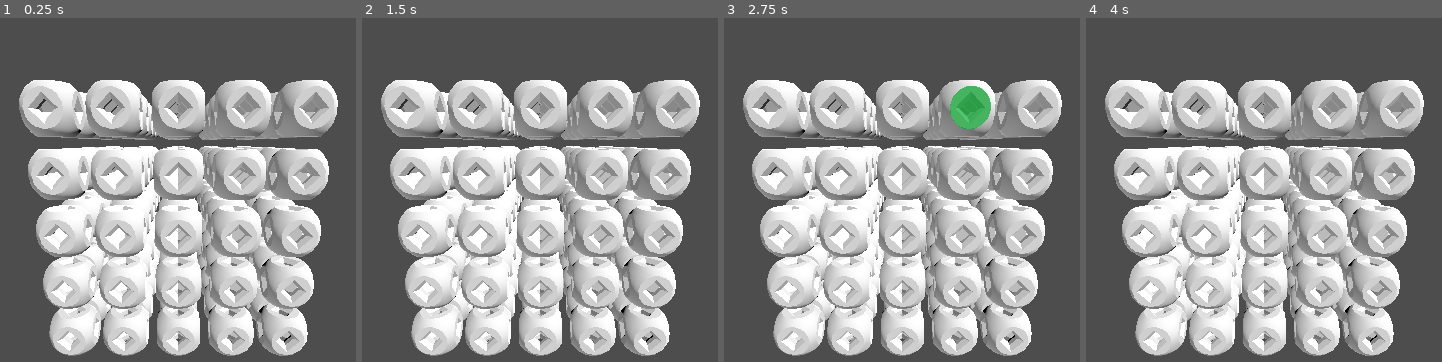
Above: before the commit, frames 1-4 (left to right).
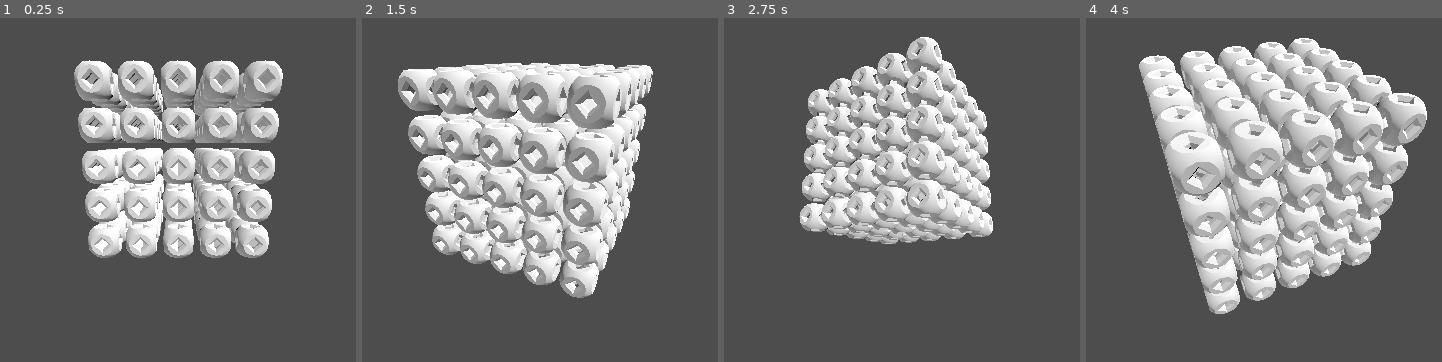
Above: after the commit, the same moments.

Repository: erikringwalters/quble-blast
Game: Godot game, scene res://scenes/main.tscn
Same seed, same stepped clock (60 frames per second), same inputs: the game is played once before the commit and once after it.
Inputs (mouse positions are in pixels of both pictures, inside the frame that each line leads up to):
- Up to frame 1 (0.25 s): no input
- Up to frame 2 (1.5 s): tap Enter at 0.5 s; move the mouse to (717, 200) at 0.52 s; press the mouse at (717, 200) at 0.53 s; tap Mouse wheel up (zoom_in, bound only after the commit) at 0.8, 1.35 s; move the mouse to (379, 245) at 1.27 s; release the mouse at (379, 245) at 1.28 s; click (379, 245) at 1.42 s
- Up to frame 3 (2.75 s): tap Mouse wheel down (zoom_out, bound only after the commit) at 1.55 s; move the mouse to (983, 121) at 2.02 s; hold Mouse wheel down (zoom_out, bound only after the commit) from 2.03 s (still down); click (983, 121) at 2.3 s
- Up to frame 4 (4 s): move the mouse to (1224, 310) at 2.77 s; release Mouse wheel down (zoom_out, bound only after the commit) at 2.78 s; click (1224, 310) at 2.85 s; tap Mouse wheel up (zoom_in, bound only after the commit) at 3.05 s; move the mouse to (outside the picture) at 3.52 s; hold Mouse wheel up (zoom_in, bound only after the commit) from 3.53 s (still down); click (outside the picture) at 3.67 s; tap Mouse wheel down (zoom_out, bound only after the commit) at 3.8 s

The runs differ from the first frame. In frame 1, 54% of the frame differs, in the area x 5-95%, y 12-99%; in frame 2, 55%; in frame 3, 55%; in frame 4, 56%, in the area x 5-96%, y 5-99%.

Commit message:
rough camera movement

Diff:
--- a/project.godot
+++ b/project.godot
@@ -24,6 +24,55 @@
 window/size/viewport_width=1920
 window/size/viewport_height=1080
 
+[input]
+
+left_click={
+"deadzone": 0.2,
+"events": [Object(InputEventMouseButton,"resource_local_to_scene":false,"resource_name":"","device":-1,"window_id":0,"alt_pressed":false,"shift_pressed":false,"ctrl_pressed":false,"meta_pressed":false,"button_mask":1,"position":Vector2(408, 18),"global_position":Vector2(422, 91),"factor":1.0,"button_index":1,"canceled":false,"pressed":true,"double_click":false,"script":null)
+]
+}
+right_click={
+"deadzone": 0.2,
+"events": [Object(InputEventMouseButton,"resource_local_to_scene":false,"resource_name":"","device":-1,"window_id":0,"alt_pressed":false,"shift_pressed":false,"ctrl_pressed":false,"meta_pressed":false,"button_mask":2,"position":Vector2(418, 35),"global_position":Vector2(432, 108),"factor":1.0,"button_index":2,"canceled":false,"pressed":true,"double_click":false,"script":null)
+]
+}
+middle_click={
+"deadzone": 0.2,
+"events": [Object(InputEventMouseButton,"resource_local_to_scene":false,"resource_name":"","device":-1,"window_id":0,"alt_pressed":false,"shift_pressed":false,"ctrl_pressed":false,"meta_pressed":false,"button_mask":4,"position":Vector2(173, 23),"global_position":Vector2(187, 96),"factor":1.0,"button_index":3,"canceled":false,"pressed":true,"double_click":false,"script":null)
+]
+}
+zoom_out={
+"deadzone": 0.2,
+"events": [Object(InputEventMouseButton,"resource_local_to_scene":false,"resource_name":"","device":-1,"window_id":0,"alt_pressed":false,"shift_pressed":false,"ctrl_pressed":false,"meta_pressed":false,"button_mask":16,"position":Vector2(245, 29),"global_position":Vector2(259, 102),"factor":1.0,"button_index":5,"canceled":false,"pressed":true,"double_click":false,"script":null)
+]
+}
+zoom_in={
+"deadzone": 0.2,
+"events": [Object(InputEventMouseButton,"resource_local_to_scene":false,"resource_name":"","device":-1,"window_id":0,"alt_pressed":false,"shift_pressed":false,"ctrl_pressed":false,"meta_pressed":false,"button_mask":8,"position":Vector2(304, 14),"global_position":Vector2(318, 87),"factor":1.0,"button_index":4,"canceled":false,"pressed":true,"double_click":false,"script":null)
+]
+}
+camera_up={
+"deadzone": 0.2,
+"events": []
+}
+camera_down={
+"deadzone": 0.2,
+"events": []
+}
+camera_left={
+"deadzone": 0.2,
+"events": []
+}
+camera_right={
+"deadzone": 0.2,
+"events": []
+}
+escape={
+"deadzone": 0.2,
+"events": [Object(InputEventKey,"resource_local_to_scene":false,"resource_name":"","device":-1,"window_id":0,"alt_pressed":false,"shift_pressed":false,"ctrl_pressed":false,"meta_pressed":false,"pressed":false,"keycode":0,"physical_keycode":4194305,"key_label":0,"unicode":0,"location":0,"echo":false,"script":null)
+]
+}
+
 [physics]
 
 3d/physics_engine="Jolt Physics"
--- /dev/null
+++ b/scenes/camera_rig.tscn
@@ -0,0 +1,31 @@
+[gd_scene load_steps=3 format=3 uid="uid://ct4gkasqao0ho"]
+
+[ext_resource type="Script" uid="uid://cbggv4lf8bwat" path="res://scripts/camera_rig.gd" id="1_txy7i"]
+
+[sub_resource type="SphereShape3D" id="SphereShape3D_txy7i"]
+
+[node name="CameraRig" type="Node3D"]
+script = ExtResource("1_txy7i")
+
+[node name="CameraPivot" type="Node3D" parent="."]
+unique_name_in_owner = true
+transform = Transform3D(1, 0, 0, 0, 0.99999994, 0, 0, 0, 0.99999994, 0, 0, 0)
+
+[node name="SpringArm" type="SpringArm3D" parent="CameraPivot"]
+unique_name_in_owner = true
+transform = Transform3D(1, 0, 0, 0, 0.9659258, 0.258819, 0, -0.258819, 0.9659258, 0, 0, -9.536743e-07)
+collision_mask = 2
+shape = SubResource("SphereShape3D_txy7i")
+spring_length = 20.0
+
+[node name="Camera" type="Camera3D" parent="CameraPivot/SpringArm"]
+unique_name_in_owner = true
+transform = Transform3D(1, 0, 0, 0, 0.99999994, 0, 0, 0, 0.99999994, 0, -0.34675074, 20.612604)
+current = true
+
+[node name="DirectionalLightTop" type="DirectionalLight3D" parent="CameraPivot/SpringArm/Camera"]
+transform = Transform3D(0.70710677, -0.5, 0.50000006, 0.18301266, 0.8124222, 0.5536032, -0.6830127, -0.29995018, 0.6659755, 0, 5.17638, -19.318508)
+
+[node name="DirectionalLightBottom" type="DirectionalLight3D" parent="CameraPivot/SpringArm/Camera"]
+transform = Transform3D(0.49999997, -0.61237246, -0.61237246, -0.22414385, 0.59150636, -0.774519, 0.8365162, 0.524519, 0.15849364, 0, -4.4828777, -21.906696)
+light_energy = 0.25
--- a/scenes/main.tscn
+++ b/scenes/main.tscn
@@ -1,24 +1,15 @@
-[gd_scene load_steps=4 format=3 uid="uid://c1wo7eult10y4"]
+[gd_scene load_steps=5 format=3 uid="uid://c1wo7eult10y4"]
 
 [ext_resource type="Script" uid="uid://d1khbcv20qx4v" path="res://scripts/main.gd" id="1_o5qli"]
 [ext_resource type="PackedScene" uid="uid://bfbkff3ypqwtn" path="res://scenes/quble.tscn" id="2_0wfyh"]
+[ext_resource type="PackedScene" uid="uid://ct4gkasqao0ho" path="res://scenes/camera_rig.tscn" id="3_jyhfs"]
 [ext_resource type="PackedScene" uid="uid://kwsphao4l2no" path="res://scenes/boundary_box.tscn" id="3_sugp2"]
 
 [node name="Main" type="Node3D"]
 script = ExtResource("1_o5qli")
 quble_scene = ExtResource("2_0wfyh")
 
-[node name="CameraPivot" type="Marker3D" parent="."]
-
-[node name="Camera3D" type="Camera3D" parent="CameraPivot"]
-transform = Transform3D(1, 0, 0, 0, 0.9659259, 0.25881907, 0, -0.25881907, 0.9659258, 0, 7, 18)
-
-[node name="DirectionalLightTop" type="DirectionalLight3D" parent="CameraPivot"]
-transform = Transform3D(0.70710677, -0.49999997, 0.49999997, 0, 0.7071068, 0.7071068, -0.7071068, -0.5, 0.5, 0, 5, 0)
-
-[node name="DirectionalLightBottom" type="DirectionalLight3D" parent="CameraPivot"]
-transform = Transform3D(0.49999997, -0.61237246, -0.61237246, -3.0908623e-08, 0.70710677, -0.7071069, 0.8660254, 0.3535534, 0.35355332, 0, -5, 0)
-light_energy = 0.25
+[node name="CameraRig" parent="." instance=ExtResource("3_jyhfs")]
 
 [node name="BoundaryBox" parent="." instance=ExtResource("3_sugp2")]
 transform = Transform3D(1, 0, 0, 0, 1, 0, 0, 0, 1, 0, -100, 0)
--- /dev/null
+++ b/scripts/camera_rig.gd
@@ -0,0 +1,85 @@
+extends Node3D
+@export_group("Camera")
+@export_range(0.0, 10.0) var camera_mouse_sensitivity: float = 0.25
+@export_range(0.0, 10.0) var camera_stick_sensitivity: float = 0.5
+@export_range(1.0, 10.0) var mouse_mult: float = 0.01
+@export_range(1.0, 10.0) var camera_stick_mult: float = 10.0
+@export var min_spring_arm_length: float = 4.0
+@export var med_spring_arm_length: float = 12.0
+@export var max_spring_arm_length: float = 20.0
+@export var spring_arm_length: float = max_spring_arm_length
+@export var zoom_speed: float = 0.05
+@export var max_angle_up: float = PI / 2.0
+@export var max_angle_down: float = -PI / 2.5
+
+@onready var parent: Node3D = get_parent()
+@onready var camera: Camera3D = %Camera
+@onready var spring_arm: SpringArm3D = %SpringArm
+@onready var camera_pivot: Node3D = %CameraPivot
+
+var camera_mouse_direction := Vector2.ZERO
+var camera_stick_rotation := Vector2.ZERO
+var camera_stick_input := Vector2.ZERO
+var is_camera_motion: bool = false
+
+func _input(event: InputEvent) -> void:
+	if event.is_action_pressed("left_click"):
+		Input.mouse_mode = Input.MOUSE_MODE_CAPTURED
+		pass
+	if event.is_action_pressed("escape"):
+		Input.mouse_mode = Input.MOUSE_MODE_VISIBLE
+		pass
+	if event.is_action_pressed("zoom_in"):
+		spring_arm_length = clamp(spring_arm_length - 1.0, min_spring_arm_length, max_spring_arm_length)
+	if event.is_action_pressed("zoom_out"):
+		spring_arm_length = clamp(spring_arm_length + 1.0, min_spring_arm_length, max_spring_arm_length)
+	# if event.is_action_pressed("zoom_in_big"):
+	# 	spring_arm_length = handle_big_zoom_in(spring_arm_length)
+	# if event.is_action_pressed("zoom_out_big"):
+	# 	spring_arm_length = handle_big_zoom_out(spring_arm_length)
+
+func _unhandled_input(event: InputEvent) -> void:
+	is_camera_motion = (
+		event is InputEventMouseMotion and
+		Input.get_mouse_mode() == Input.MOUSE_MODE_CAPTURED
+	)
+	if is_camera_motion:
+		camera_mouse_direction = event.screen_relative * camera_mouse_sensitivity * mouse_mult
+
+func _process(delta: float) -> void:
+	move_camera(delta)
+	pass
+
+func move_camera(delta: float) -> void:
+	# Camera Movement
+	camera_stick_input = Input.get_vector(
+		"camera_left",
+		"camera_right",
+		"camera_up",
+		"camera_down"
+	)
+
+	camera_stick_rotation = (camera_stick_input * camera_stick_mult * camera_stick_sensitivity)
+	spring_arm.rotation.x -= camera_mouse_direction.y + (camera_stick_rotation.y * delta)
+	spring_arm.rotation.x = clamp(spring_arm.rotation.x, max_angle_down, max_angle_up)
+	spring_arm.rotation.y -= camera_mouse_direction.x + (camera_stick_rotation.x * delta)
+	# camera_pointer_horizontal.global_rotation_degrees = Vector3(-90.0, camera_pivot.global_rotation_degrees.y, 0.0)
+	camera_mouse_direction = Vector2.ZERO
+
+	spring_arm.spring_length = lerp(spring_arm.spring_length, spring_arm_length, zoom_speed)
+
+func handle_big_zoom_in(length: float) -> float:
+	if length > min_spring_arm_length && length <= med_spring_arm_length:
+		return min_spring_arm_length
+	elif length > med_spring_arm_length && length <= max_spring_arm_length:
+		return med_spring_arm_length
+	else:
+		return length
+
+func handle_big_zoom_out(length: float) -> float:
+	if length >= min_spring_arm_length && length < med_spring_arm_length:
+		return med_spring_arm_length
+	elif length >= med_spring_arm_length && length < max_spring_arm_length:
+		return max_spring_arm_length
+	else:
+		return length
--- a/scripts/face_area.gd
+++ b/scripts/face_area.gd
@@ -8,8 +8,9 @@
 func _on_input_event(_camera: Camera3D, _event: InputEvent, touch_position: Vector3, _normal: Vector3, _shape_idx: float) -> void:
 	handle_input(touch_position)
 
-func handle_input(touch_position: Vector3) -> void:
-	print("touch input at: ", touch_position)
+func handle_input(_touch_position: Vector3) -> void:
+	# print("touch input at: ", touch_position)
+	pass
 
 func _on_area_entered(area: Area3D) -> void:
 	print("area entered by: ", area)
--- a/scripts/main.gd
+++ b/scripts/main.gd
@@ -8,12 +8,12 @@
 
 func _ready() -> void:
 	spawn_qubles(quble_axis_count)
+	pass
 
 func spawn_qubles(count: int) -> void:
 	for i in count:
 		for j in count:
 			for k in count:
-				print(i, j, k)
 				var quble: RigidBody3D = quble_scene.instantiate()
 				add_child(quble)
-				quble.position = Vector3(i * quble_distance_offset - (((quble_width) * count) * 0.5), j * quble_distance_offset, k * quble_distance_offset)
+				quble.position = Vector3(i * quble_distance_offset - quble_width * count * 0.5, j * quble_distance_offset, k * quble_distance_offset - quble_width * count * 0.5)
Not shown, added: scripts/camera_rig.gd.uid
